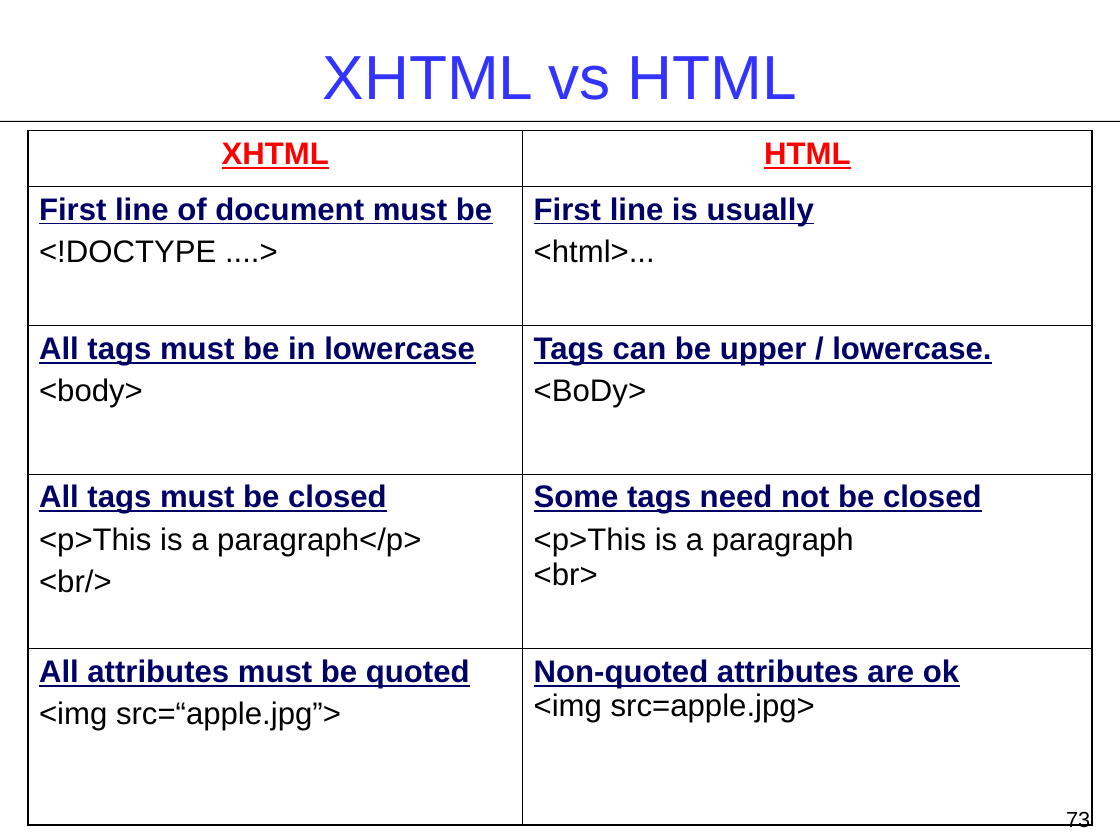
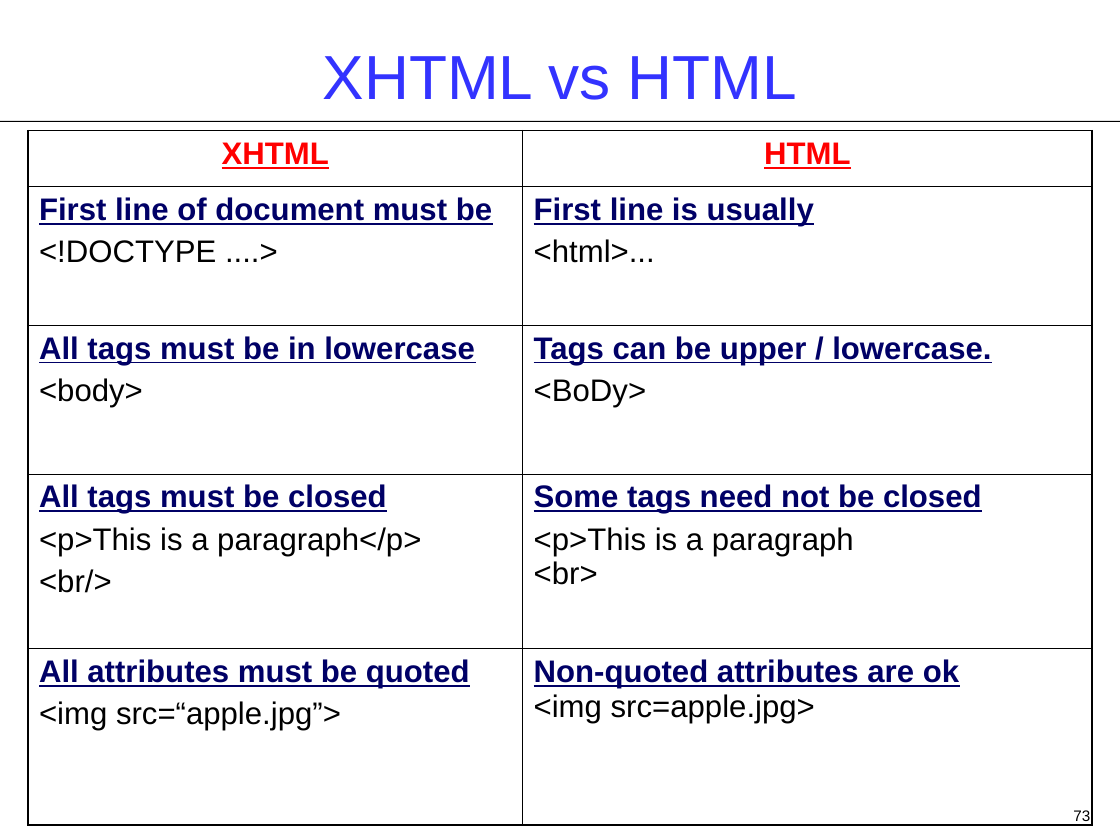
Before and after one commit to shiva-karthick/SP-Year-3-Files, a slide deck: slide 73 of computer/CSAD/Lectures/Lecture1/Lect01.ppt. Drawn at 1120x840 pixels with LibreOffice and Linux fonts; fonts in the diff are those of the drawing. Boxes give left, top, right and bottom in pixels: in the first picture for what was removed or moved away, otherwise in the second. Text is boxed around its words. In the diff, an @@ line names an element or a change of style, - is before the commit and + after.

```diff
--- a/computer/CSAD/Lectures/Lecture1/Lect01.ppt
+++ b/computer/CSAD/Lectures/Lecture1/Lect01.ppt
@@ page number at (1073,810,1090,821): size 14 to 9.8 pt @@
```
Also in this commit, not shown: 4 other slides changed, 6 other files.
